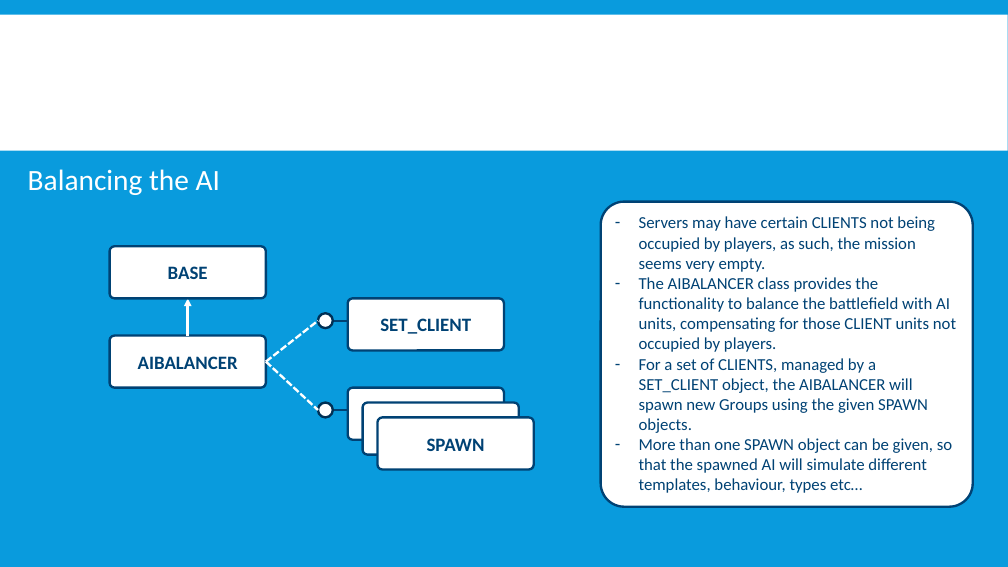
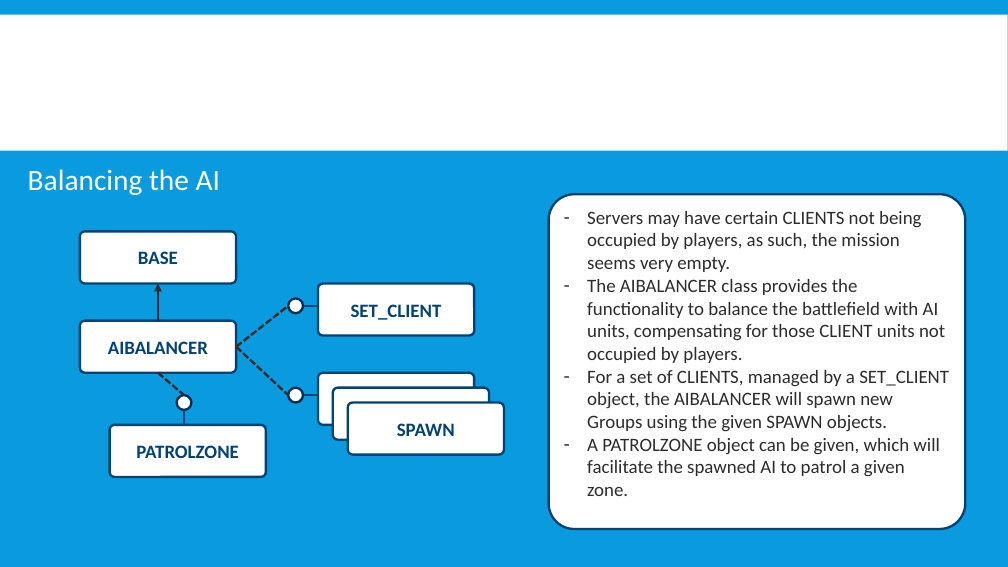
Before and after one commit to FlightControl-Master/MOOSE, a slide deck: slide 3 of Moose Training/Presentations/DCS World - MOOSE - AI Balancer.pptx. Drawn at 1008x567 pixels with LibreOffice and Linux fonts; fonts in the diff are those of the drawing; background and template pictures are left out. Boxes give left, top, right and bottom in pixels: in the first picture for what was removed or moved away, otherwise in the second. Text is boxed around its words. In the diff, an @@ line names an element or a change of style, - is before the commit and + after.

Commit message:
Finalized the AIBALANCER class + PATROLZONE class

```diff
--- a/Moose Training/Presentations/DCS World - MOOSE - AI Balancer.pptx
+++ b/Moose Training/Presentations/DCS World - MOOSE - AI Balancer.pptx
@@ rounded rectangle "Servers may have certain CLIENTS ...": place and size @@
-rounded rectangle "Servers may have certain CLIENTS ..." at [601,202,973,507]
+rounded rectangle "Servers may have certain CLIENTS ..." at [549,194,966,529]
@@ text in rounded rectangle at [587,211,949,432]: size 16 to 18 pt, text colour #004274 to #2C2C2C in "Servers may have certain CLIENTS not being ...", "The AIBALANCER class provides the functionality to ...", "For a set of CLIENTS, managed by ..." @@
@@ 4 lines, 3 rounded rectangles, 2 ellipses, 1 arrow: place and size @@
-4 lines, 3 rounded rectangles, 2 ellipses, 1 arrow at [110,247,504,417]
+4 lines, 3 rounded rectangles, 2 ellipses, 1 arrow at [80,231,475,403]
@@ arrow (158, 321) - (158, 284): stroke #FFFFFF 2.5 pt to #2C2C2C 2.5 pt @@
@@ title at [587,279,757,292]: text changed @@
-THE AI BALANCER CLASS
+THE AIBALANCER CLASS MAIN PURPOSE
@@ line (236, 347) - (288, 306): stroke #FFFFFF 2.25 pt dashed to #2C2C2C 2.25 pt dashed @@
@@ line (236, 347) - (288, 395): stroke #FFFFFF 2.25 pt dashed to #2C2C2C 2.25 pt dashed @@
@@ line added from (158, 373) to (184, 395), #2C2C2C 2.25 pt dashed @@
@@ rounded rectangle "SPAWN": place and size @@
-rounded rectangle "SPAWN" at [377,417,534,470]
+rounded rectangle "SPAWN" at [318,373,475,425]
@@ rounded rectangle "SPAWN": place and size @@
-rounded rectangle "SPAWN" at [348,388,504,440]
+rounded rectangle "SPAWN" at [333,388,489,440]
@@ ellipse added at [177,395,192,411], fill #FFFFFF, outline #003156 2.25 pt @@
@@ line added from (184, 425) to (184, 410), #004274 2.25 pt @@
@@ rounded rectangle "SPAWN": place and size @@
-rounded rectangle "SPAWN" at [363,402,520,454]
+rounded rectangle "SPAWN" at [348,402,504,454]
@@ rounded rectangle added at [110,425,266,477], fill #FFFFFF, outline #004274 2.25 pt, 18 pt, text #004274, bold @@
+PATROLZONE
@@ text in rounded rectangle at [587,438,939,496]: text changed; size 16 to 18 pt; text colour #004274 to #2C2C2C @@
-– More than one SPAWN object can be given, so that the spawned AI will simulate different templates, behaviour, types etc…
+– A PATROLZONE object can be given, which will facilitate the spawned AI to patrol a given zone.
```
Also in this commit, not shown: 11 other slides changed, 16 slides added, 12 slides removed, 31 other files.
